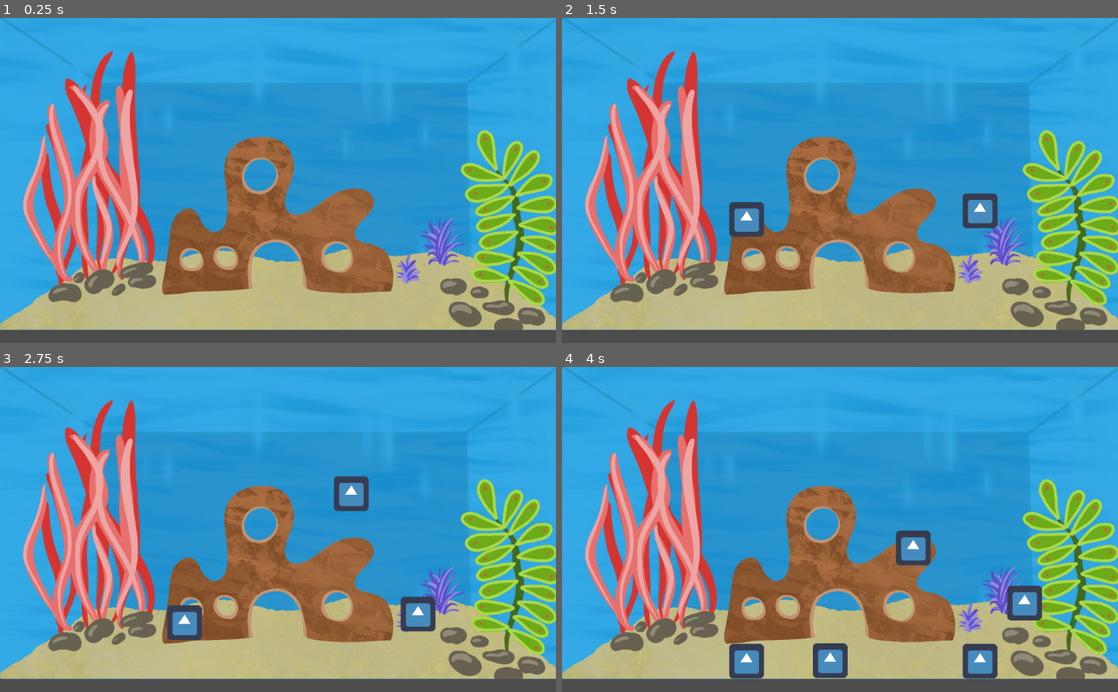
Above: before the commit, frames 1-4 (two rows, left to right).
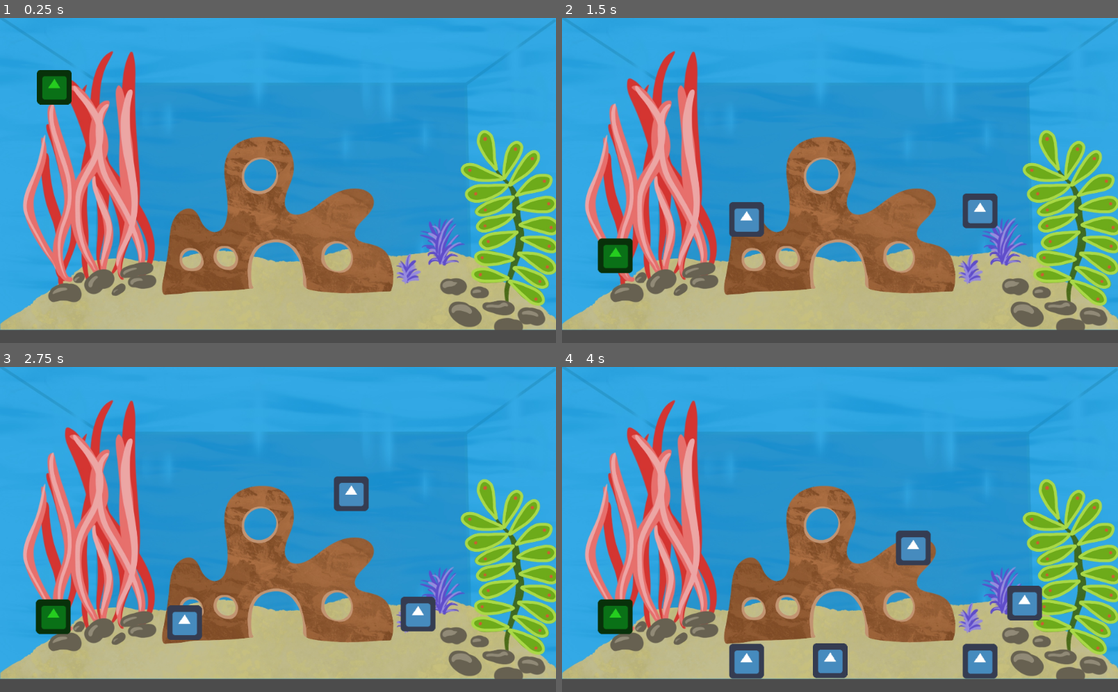
Above: after the commit, the same moments.

Repository: Quinnsicle/Aquarium
Game: Godot game, scene res://Scenes/Aquarium.tscn
Same seed, same stepped clock (60 frames per second), same inputs: the game is played once before the commit and once after it. The engine's default icon, where the game draws it, is replaced by a stand-in: a white triangle on a blue panel in a dark square.
Inputs (mouse positions are in pixels of both pictures, inside the frame that each line leads up to):
- Up to frame 1 (0.25 s): no input
- Up to frame 2 (1.5 s): move the mouse to (962, 164) at 0.52 s; right-click (962, 164) at 0.6 s; click (962, 164) at 0.8 s; move the mouse to (728, 196) at 1.27 s; click (728, 196) at 1.35 s
- Up to frame 3 (2.75 s): right-click (166, 545) at 1.55 s; move the mouse to (333, 458) at 2.02 s; right-click (333, 458) at 2.1 s; click (333, 458) at 2.3 s
- Up to frame 4 (4 s): move the mouse to (812, 594) at 2.77 s; click (812, 594) at 2.85 s; right-click (812, 594) at 3.05 s; move the mouse to (1006, 578) at 3.52 s; right-click (1006, 578) at 3.6 s; click (1006, 578) at 3.8 s

The runs differ from the first frame. In frame 1, 0.7% of the frame differs, in the area x 6-13%, y 16-27%; in frame 2, 0.7%, in the area x 6-13%, y 67-79%; in frame 3, 0.7%; in frame 4, 0.7%.

Commit message:
Fish creation

Diff:
--- a/Scenes/Aquarium.tscn
+++ b/Scenes/Aquarium.tscn
@@ -13,7 +13,7 @@
 texture = ExtResource( 1 )
 
 [node name="Timer" type="Timer" parent="."]
-wait_time = 3.0
+wait_time = 10.0
 autostart = true
 
 [node name="Outside" type="StaticBody2D" parent="."]
--- /dev/null
+++ b/Scenes/Fish.tscn
@@ -0,0 +1,16 @@
+[gd_scene load_steps=3 format=2]
+
+[ext_resource path="res://Assets/img/icon.png" type="Texture" id=1]
+[ext_resource path="res://Scripts/Fish.gd" type="Script" id=2]
+
+[node name="Fish" type="KinematicBody2D"]
+script = ExtResource( 2 )
+
+[node name="Sprite" type="Sprite" parent="."]
+modulate = Color( 0.14902, 0.807843, 0.12549, 1 )
+texture = ExtResource( 1 )
+
+[node name="CollisionPolygon2D" type="CollisionPolygon2D" parent="."]
+polygon = PoolVector2Array( -32, -32, -32, 32, 32, 32, 32, -32 )
+
+[node name="Tween" type="Tween" parent="."]
--- a/Scripts/Aquarium.gd
+++ b/Scripts/Aquarium.gd
@@ -2,7 +2,9 @@
 
 
 func _ready():
-	pass
+	var fish_scene = load("res://Scenes/Fish.tscn")
+	var fish = fish_scene.instance()
+	add_child(fish)
 
 
 
@@ -15,8 +17,8 @@
 
 		# Spawn food on left click
 	if Input.is_action_just_pressed("spawn_food"):
-		var scene = load("res://Scenes/Food.tscn")
-		var food = scene.instance()
+		var food_scene = load("res://Scenes/Food.tscn")
+		var food = food_scene.instance()
 		# set food position to mouse position
 		var mouse_position = get_viewport().get_mouse_position()
 		food.position = mouse_position
--- a/Scripts/Bubble.gd
+++ b/Scripts/Bubble.gd
@@ -33,8 +33,11 @@
 		timer.start()
 
 
+	if is_on_ceiling():
+		queue_free()
+
 
 func _on_Timer_timeout():
 	state = floor(rand_range(0,3))
-	#print(state)
+	print(state)
 	pass # Replace with function body.
--- /dev/null
+++ b/Scripts/Fish.gd
@@ -0,0 +1,92 @@
+extends KinematicBody2D
+
+enum states {ROAM, HUNGRY, EAT, DEAD}
+var state = states.ROAM
+
+var anim_state
+var speed = 25
+var in_action = false
+
+# For roaming
+var move_target = Vector2()
+var screen_size
+var rand = RandomNumberGenerator.new()
+onready var tween = get_node("Tween")
+
+# For eating
+var food = null
+
+var velocity
+var t = 0
+
+# Called when the node enters the scene tree for the first time.
+func _ready():
+	self.position.x = 100
+	self.position.y = 100
+
+
+# Called every frame. 'delta' is the elapsed time since the previous frame.
+func _process(delta):
+	if(!in_action):
+		choose_action()
+	# Changing the x scale flips the sprite and its attack area.
+
+	if velocity.x > 0:
+		$Sprite.scale.x = 1
+	elif velocity.x < 0:
+		$Sprite.scale.x = -1
+
+	#velocity = move_and_slide(velocity * delta)
+
+func _physics_process(delta):
+	if((self.get_position() - move_target).length() > 0.2):
+		t += delta / speed
+		print(position)
+		position = position.linear_interpolate(move_target, t)
+		#self.move_and_slide(move_target * speed * delta)
+
+func choose_action():
+	print("choose action")
+	velocity = Vector2.ZERO
+
+	# Depending on the current state, choose a movement target.
+
+	var target
+	match state:
+		states.DEAD:
+			print("DEAD")
+			set_physics_process(false)
+
+	# Move around the tank
+
+		states.ROAM:
+			print("ROAM")
+			in_action = true
+			# set roam to random point in aquarium
+			rand.randomize()
+			screen_size = get_viewport().get_visible_rect().size
+			move_target.x = rand.randf_range(0, screen_size.x)
+			move_target.y = rand.randf_range(0, screen_size.y)
+			print("roam to (", move_target.x, move_target.y, ")")
+			velocity = velocity.move_toward(move_target, speed)
+			print(velocity)
+			#tween.interpolate_property(self, "position", self.position, move_target, 8, Tween.TRANS_EXPO, Tween.EASE_IN_OUT)
+
+
+	# Franticly look for food
+
+		states.HUNGRY:
+			print("HUNGRY")
+			target = food.position
+			velocity = (target - position).normalized() * speed
+
+	# If food is found, move towards it and eat
+
+		states.EAT:
+			print("EAT")
+			target = food.position
+			if target.x > position.x:
+				$Sprite.scale.x = 1
+			elif target.x < position.x:
+				$Sprite.scale.x = -1
+			anim_state.travel("attack")
--- a/Scripts/Food.gd
+++ b/Scripts/Food.gd
@@ -35,3 +35,6 @@
 
 		#queue_free()
 	#translate(motion)
+
+func eaten():
+	queue_free()
